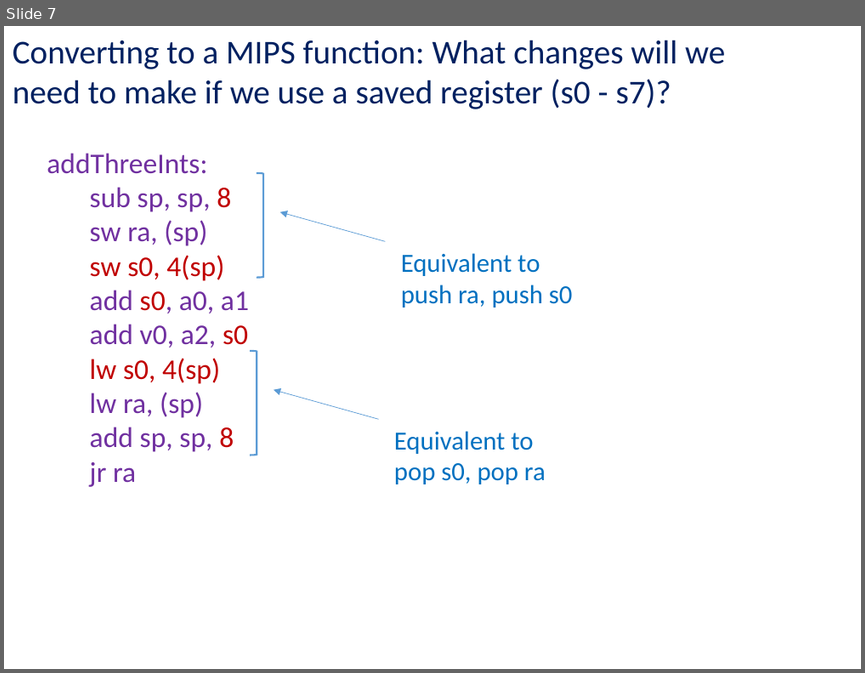
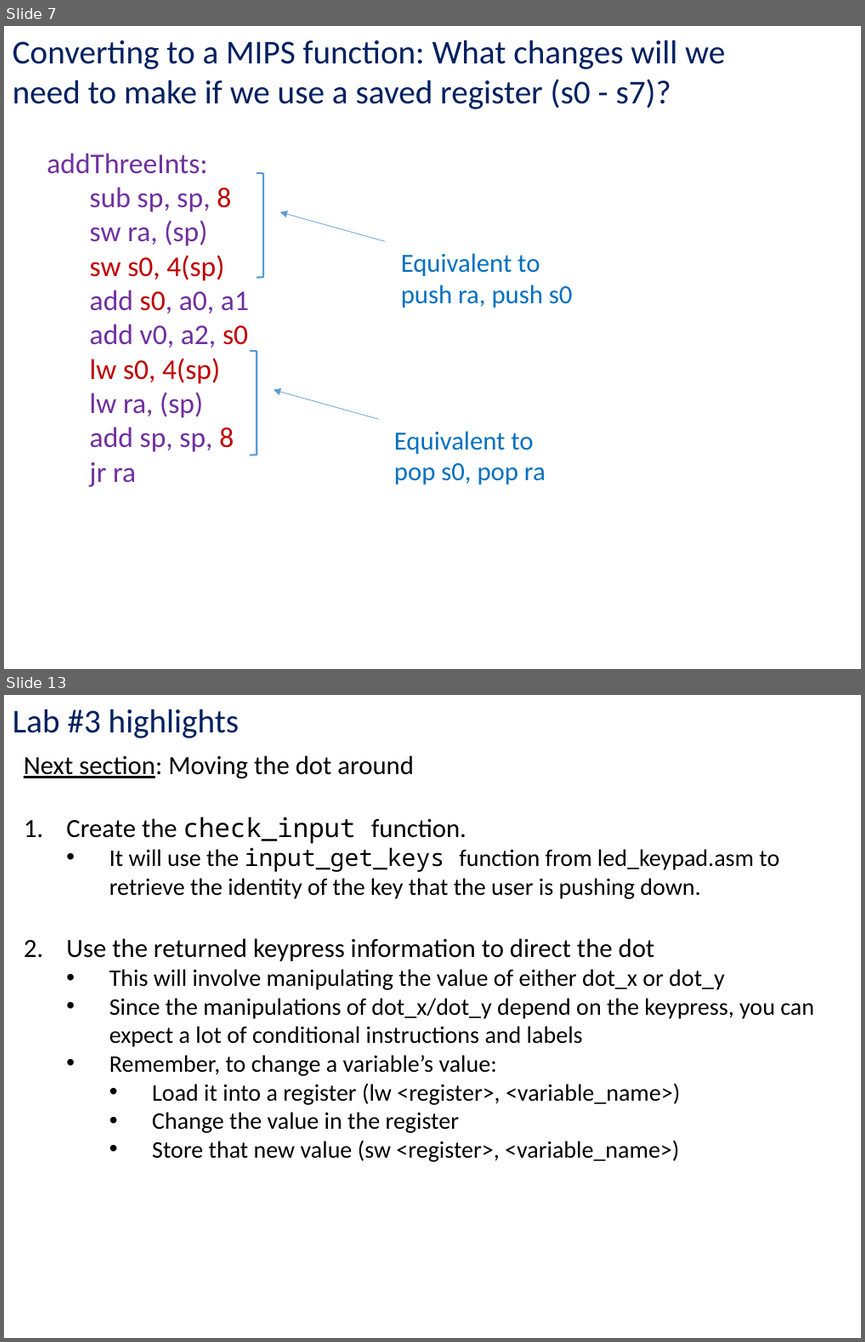
Before and after one commit to kc13/CS447JB, a slide deck: cs447jb_rec2_feb2_and_feb5.pptx. Shown one above the other, each under a label of ours: slide 7 before the commit, slides 7 and 13 after it; the slides between them are not shown. The pictures are 865x673 and 865x1342 pixels, drawn with LibreOffice and Linux fonts; fonts in the diff are those of the drawing. Boxes give left, top, right and bottom in pixels: in the first picture for what was removed or moved away, otherwise in the second. Text is boxed around its words. In the diff, an @@ line names an element or a change of style, - is before the commit and + after.

Commit message:
added information specific to Lab #3

```diff
--- a/cs447jb_rec2_feb2_and_feb5.pptx
+++ b/cs447jb_rec2_feb2_and_feb5.pptx
@@ slide 13 added at (4, 695, 861, 1338), background #FFFFFF @@
@@ text added at (12, 709, 239, 738), 28 pt, text #002060 @@
+Lab #3 highlights
@@ text added at (24, 755, 814, 1162), 20 pt, text #000000 @@
+Next section: Moving the dot around
+1. Create the check_input function.
+  • It will use the input_get_keys function from led_keypad.asm to retrieve the identity of the key that the user is pushing down.
+2. Use the returned keypress information to direct the dot
+  • This will involve manipulating the value of either dot_x or dot_y
+  • Since the manipulations of dot_x/dot_y depend on the keypress, you can expect a lot of conditional instructions and labels
+  • Remember, to change a variable’s value:
+    • Load it into a register (lw <register>, <variable_name>)
+    • Change the value in the register
+    • Store that new value (sw <register>, <variable_name>)
```
Also in this commit, not shown: 1 slide changed, 10 other slides added.
